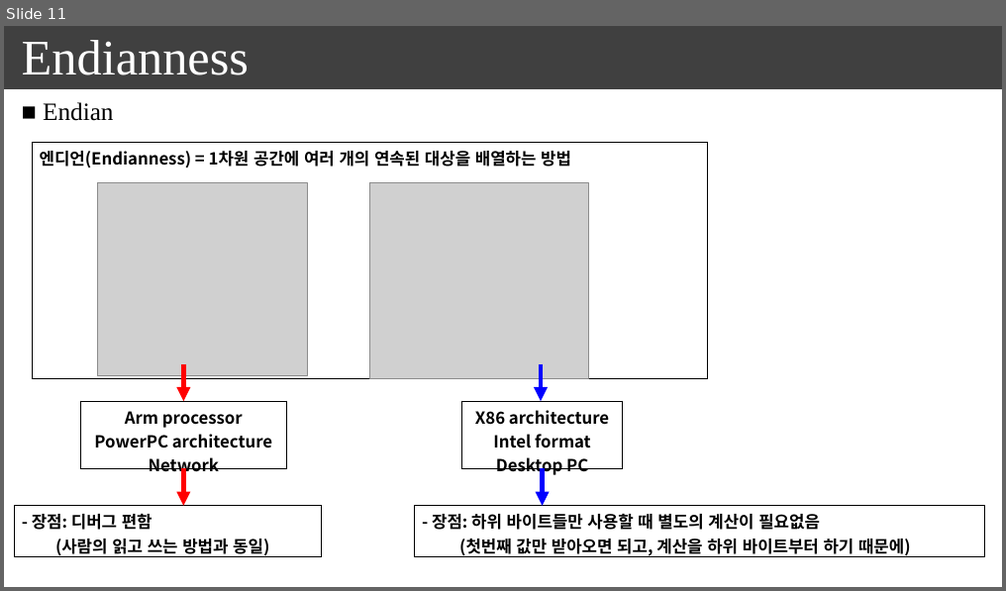
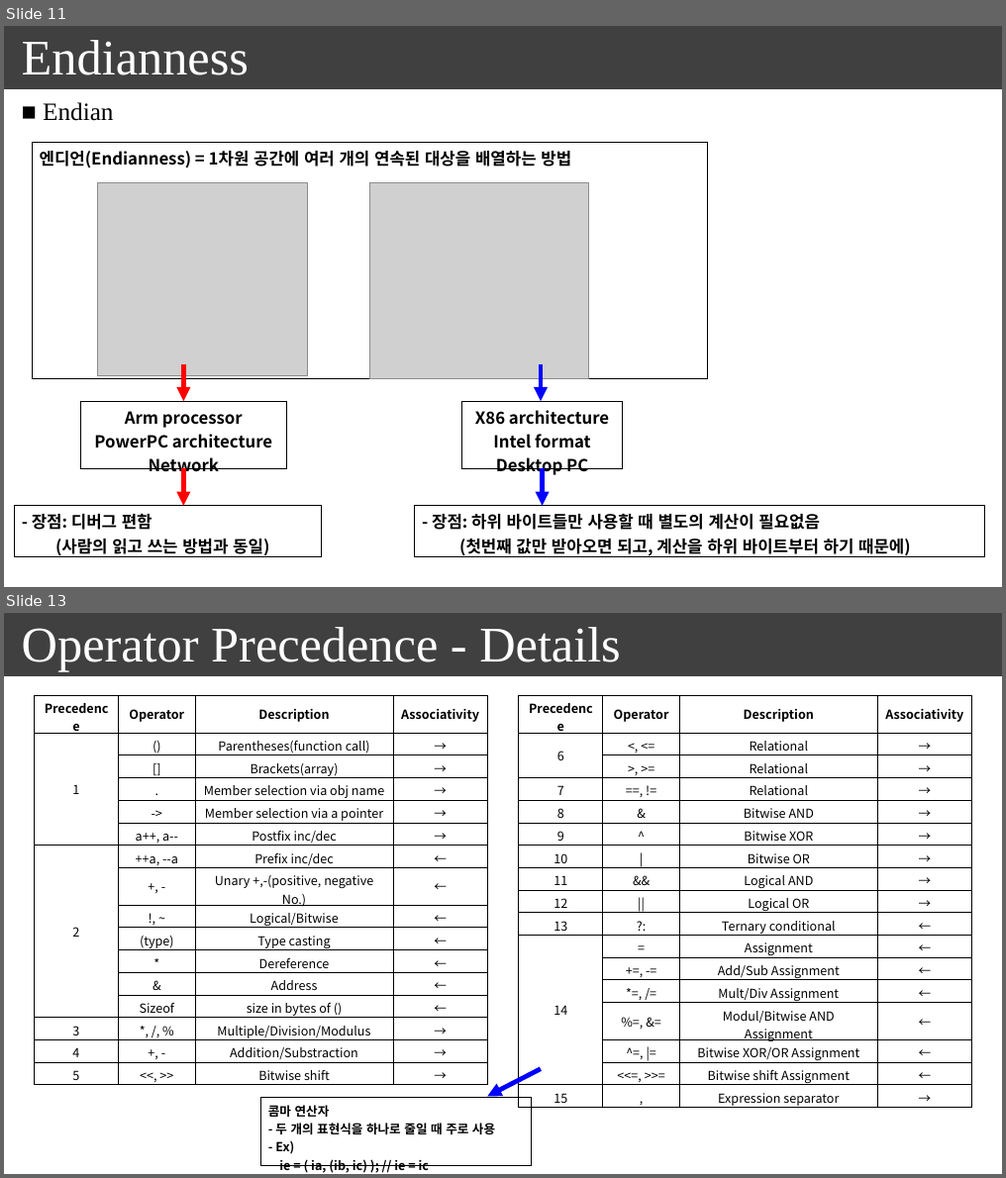
Before and after one commit to seonghokim/Study, a slide deck: everything in c.pptx. Shown one above the other, each under a label of ours: slide 11 before the commit, slides 11 and 13 after it; the slides between them are not shown. The pictures are 1006x591 and 1006x1178 pixels, drawn with LibreOffice and Linux fonts; fonts in the diff are those of the drawing; grey boxes stand for pictures. Boxes give left, top, right and bottom in pixels: in the first picture for what was removed or moved away, otherwise in the second. Text is boxed around its words. In the diff, an @@ line names an element or a change of style, - is before the commit and + after.

```diff
--- a/everything in c.pptx
+++ b/everything in c.pptx
@@ slide 13 added at [4, 613, 1002, 1174], background #FFFFFF; not listed: 1 template element that a slide beside it also shows @@
@@ text added at [22, 627, 621, 671], 48 pt, text #FFFFFF @@
+Operator Precedence - Details
@@ table added at [34, 695, 487, 1084], 16 rows, 4 columns @@
+Precedence | Operator | Description | Associativity
+1 | () | Parentheses(function call) | →
+ | [] | Brackets(array) | →
+ | . | Member selection via obj name | →
+ | -> | Member selection via a pointer | →
+ | a++, a-- | Postfix inc/dec | →
+2 | ++a, --a | Prefix inc/dec | ←
+ | +, - | Unary +,-(positive, negative No.) | ←
+ | !, ~ | Logical/Bitwise | ←
+ | (type) | Type casting | ←
+ | * | Dereference | ←
+ | & | Address | ←
+ | Sizeof | size in bytes of () | ←
+3 | *, /, % | Multiple/Division/Modulus | →
+4 | +, - | Addition/Substraction | →
+5 | <<, >> | Bitwise shift | →
@@ table added at [519, 695, 972, 1110], 17 rows, 4 columns @@
+Precedence | Operator | Description | Associativity
+6 | <, <= | Relational | →
+ | >, >= | Relational | →
+7 | ==, != | Relational | →
+8 | & | Bitwise AND | →
+9 | ^ | Bitwise XOR | →
+10 | | | Bitwise OR | →
+11 | && | Logical AND | →
+12 | || | Logical OR | →
+13 | ?: | Ternary conditional | ←
+14 | = | Assignment | ←
+ | +=, -= | Add/Sub Assignment | ←
+ | *=, /= | Mult/Div Assignment | ←
+ | %=, &= | Modul/Bitwise AND Assignment | ←
+ | ^=, |= | Bitwise XOR/OR Assignment | ←
+ | <<=, >>= | Bitwise shift Assignment | ←
+15 | , | Expression separator | →
@@ arrow added from (541, 1069) to (487, 1096), #0000FF 4.5 pt @@
@@ table added at [260, 1098, 531, 1174], 1 rows, 1 columns @@
+콤마 연산자 / - 두 개의 표현식을 하나로 줄일 때 주로 사용 / - Ex) / ie = ( ia, (ib, ic) ); // ie = ic
```
Also in this commit, not shown: 7 slides changed, 6 other slides added, 1 slide removed.
